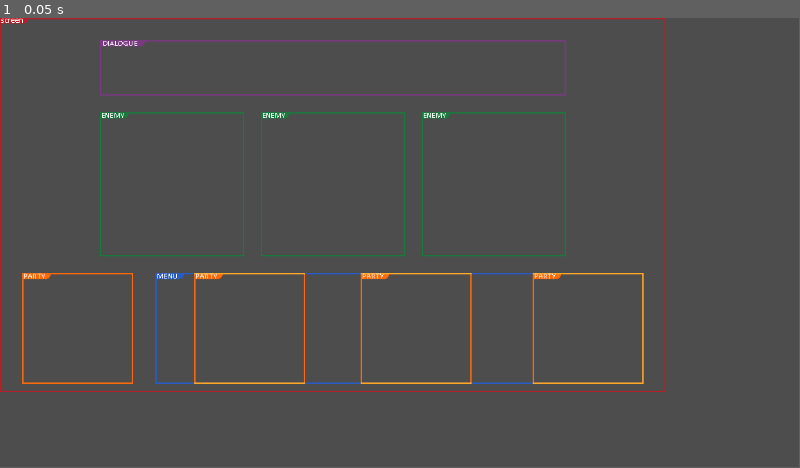
Above: before the commit, frame 1.
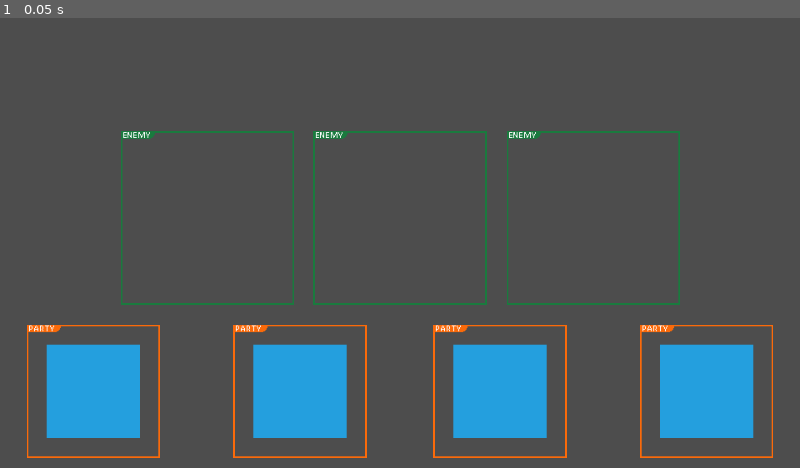
Above: after the commit, the same moment.

Repository: mitchellwinn/YGBF
Game: Godot game, scene res://scenes/battle.tscn
The game is run twice, just before and just after one commit, with the same random seed, the same clock (stepped at 60 frames per second) and the same inputs.
Inputs:
- Up to frame 1 (0.05 s): no input
In our replay, the window is 799x449 before the commit and 800x450 after it. These sizes can differ from the game's own. Grey fills any space a smaller window leaves; there, only what the larger window draws over its background counts as a difference.

The runs differ from the first frame. In frame 1, 16% of the frame differs, in the area x 0-97%, y 0-98%.

Commit message:
small code changes, laying foundation for scalable battle UI

Diff:
--- a/project.godot
+++ b/project.godot
@@ -21,6 +21,13 @@
 BattleManager="*res://scripts/singletons/battle_manager.gd"
 DialogueManager="*res://scripts/singletons/dialogue_manager.gd"
 
+[display]
+
+window/size/viewport_width=960
+window/size/viewport_height=540
+window/stretch/mode="canvas_items"
+window/stretch/aspect="expand"
+
 [rendering]
 
 renderer/rendering_method="gl_compatibility"
--- a/scenes/battle.tscn
+++ b/scenes/battle.tscn
@@ -1,18 +1,186 @@
-[gd_scene load_steps=2 format=3 uid="uid://cwe6q66isus1c"]
+[gd_scene load_steps=4 format=3 uid="uid://cwe6q66isus1c"]
 
 [ext_resource type="Texture2D" uid="uid://b0jwpjq381q5v" path="res://images/style_guide/battle_ui_style_guide.png" id="1_v6csx"]
+[ext_resource type="Texture2D" uid="uid://b4gecnjuu0nna" path="res://images/style_guide/enemy_resolution_guide.png" id="2_musbg"]
+[ext_resource type="Texture2D" uid="uid://boojsykjd02qx" path="res://images/style_guide/party_member_resolution_guide.png" id="3_3kxi6"]
 
 [node name="Battle" type="Node2D"]
 
-[node name="Control" type="Control" parent="."]
-layout_mode = 3
-anchors_preset = 0
-offset_right = 40.0
-offset_bottom = 40.0
+[node name="Control" type="CanvasLayer" parent="."]
 
-[node name="Guide" type="TextureRect" parent="Control"]
-layout_mode = 1
-offset_right = 960.0
-offset_bottom = 540.0
+[node name="HBoxContainerGuide" type="HBoxContainer" parent="Control"]
+visible = false
+anchors_preset = 8
+anchor_left = 0.5
+anchor_top = 0.5
+anchor_right = 0.5
+anchor_bottom = 0.5
+offset_left = -480.0
+offset_top = -270.0
+offset_right = 480.0
+offset_bottom = 270.0
+grow_horizontal = 2
+grow_vertical = 2
+pivot_offset = Vector2(480, 270)
+size_flags_horizontal = 4
+size_flags_vertical = 4
+
+[node name="Guide" type="TextureRect" parent="Control/HBoxContainerGuide"]
+layout_direction = 1
+layout_mode = 2
+size_flags_horizontal = 3
 texture = ExtResource("1_v6csx")
-expand_mode = 2
+
+[node name="HBoxContainerEnemy1" type="HBoxContainer" parent="Control"]
+anchors_preset = -1
+anchor_left = 0.25
+anchor_top = 0.5
+anchor_right = 0.25
+anchor_bottom = 0.5
+offset_left = -95.0
+offset_top = -134.0
+offset_right = 113.0
+offset_bottom = 74.0
+grow_horizontal = 2
+grow_vertical = 2
+pivot_offset = Vector2(104, 104)
+size_flags_horizontal = 4
+size_flags_vertical = 4
+
+[node name="Enemy1Guide" type="TextureRect" parent="Control/HBoxContainerEnemy1"]
+layout_direction = 1
+layout_mode = 2
+size_flags_horizontal = 3
+texture = ExtResource("2_musbg")
+
+[node name="HBoxContainerEnemy2" type="HBoxContainer" parent="Control"]
+anchors_preset = -1
+anchor_left = 0.5
+anchor_top = 0.5
+anchor_right = 0.5
+anchor_bottom = 0.5
+offset_left = -104.0
+offset_top = -134.0
+offset_right = 104.0
+offset_bottom = 74.0
+grow_horizontal = 2
+grow_vertical = 2
+pivot_offset = Vector2(104, 104)
+size_flags_horizontal = 4
+size_flags_vertical = 4
+
+[node name="Enemy2Guide" type="TextureRect" parent="Control/HBoxContainerEnemy2"]
+layout_direction = 1
+layout_mode = 2
+size_flags_horizontal = 3
+texture = ExtResource("2_musbg")
+
+[node name="HBoxContainerEnemy3" type="HBoxContainer" parent="Control"]
+anchors_preset = -1
+anchor_left = 0.75
+anchor_top = 0.5
+anchor_right = 0.75
+anchor_bottom = 0.5
+offset_left = -112.0
+offset_top = -134.0
+offset_right = 96.0
+offset_bottom = 74.0
+grow_horizontal = 2
+grow_vertical = 2
+pivot_offset = Vector2(104, 104)
+size_flags_horizontal = 4
+size_flags_vertical = 4
+
+[node name="Enemy3Guide" type="TextureRect" parent="Control/HBoxContainerEnemy3"]
+layout_direction = 1
+layout_mode = 2
+size_flags_horizontal = 3
+texture = ExtResource("2_musbg")
+
+[node name="HBoxContainerParty1" type="HBoxContainer" parent="Control"]
+anchors_preset = -1
+anchor_left = 0.125
+anchor_top = 0.5
+anchor_right = 0.125
+anchor_bottom = 0.5
+offset_left = -88.0
+offset_top = 98.0
+offset_right = 72.0
+offset_bottom = 258.0
+grow_horizontal = 2
+grow_vertical = 2
+pivot_offset = Vector2(80, 80)
+size_flags_horizontal = 4
+size_flags_vertical = 4
+
+[node name="Party2Guide" type="TextureRect" parent="Control/HBoxContainerParty1"]
+layout_direction = 1
+layout_mode = 2
+size_flags_horizontal = 3
+texture = ExtResource("3_3kxi6")
+
+[node name="HBoxContainerParty2" type="HBoxContainer" parent="Control"]
+anchors_preset = -1
+anchor_left = 0.375
+anchor_top = 0.5
+anchor_right = 0.375
+anchor_bottom = 0.5
+offset_left = -80.0
+offset_top = 98.0
+offset_right = 80.0
+offset_bottom = 258.0
+grow_horizontal = 2
+grow_vertical = 2
+pivot_offset = Vector2(80, 80)
+size_flags_horizontal = 4
+size_flags_vertical = 4
+
+[node name="Party3Guide" type="TextureRect" parent="Control/HBoxContainerParty2"]
+layout_direction = 1
+layout_mode = 2
+size_flags_horizontal = 3
+texture = ExtResource("3_3kxi6")
+
+[node name="HBoxContainerParty3" type="HBoxContainer" parent="Control"]
+anchors_preset = -1
+anchor_left = 0.625
+anchor_top = 0.5
+anchor_right = 0.625
+anchor_bottom = 0.5
+offset_left = -80.0
+offset_top = 98.0
+offset_right = 80.0
+offset_bottom = 258.0
+grow_horizontal = 2
+grow_vertical = 2
+pivot_offset = Vector2(80, 80)
+size_flags_horizontal = 4
+size_flags_vertical = 4
+
+[node name="Party4Guide" type="TextureRect" parent="Control/HBoxContainerParty3"]
+layout_direction = 1
+layout_mode = 2
+size_flags_horizontal = 3
+texture = ExtResource("3_3kxi6")
+
+[node name="HBoxContainerParty4" type="HBoxContainer" parent="Control"]
+anchors_preset = -1
+anchor_left = 0.875
+anchor_top = 0.5
+anchor_right = 0.875
+anchor_bottom = 0.5
+offset_left = -72.0
+offset_top = 98.0
+offset_right = 88.0
+offset_bottom = 258.0
+grow_horizontal = 2
+grow_vertical = 2
+pivot_offset = Vector2(80, 80)
+size_flags_horizontal = 4
+size_flags_vertical = 4
+
+[node name="Party1Guide" type="TextureRect" parent="Control/HBoxContainerParty4"]
+layout_direction = 1
+layout_mode = 2
+size_flags_horizontal = 3
+texture = ExtResource("3_3kxi6")
--- a/scripts/singletons/battle_manager.gd
+++ b/scripts/singletons/battle_manager.gd
@@ -121,7 +121,7 @@
 	for enemy in enemies:
 		if enemy.is_exhausted(): #if the enemy we would compare speed to has already used all their moves, skip them
 			continue
-		match compare_speed(enemy, attacker): #
+		match compare_speed(enemy): #
 			-1:
 				await enemy_attacks_us(enemy) #we are slower than the enemy, enemy attacks us
 			0:
@@ -169,7 +169,7 @@
 	#write code to reference the hovered selection and do what happens when it's confirmed
 	return
 
-func compare_speed(enemy: Stats, attacker: Stats) -> int:
+func compare_speed(enemy: Stats) -> int:
 	var value: int = enemy.attacks[enemy.attack_index]-attacker.attacks[attacker.attack_index]
 	if value > 10:
 		return -1 #enemy faster
@@ -177,7 +177,7 @@
 		return 0 #tie and mus coinflip beacuase our speed is within 10 points of the enemy
 	else:
 		return 1 #enemy slower
-	return value
+
 
 func all_party_members_exhausted() -> bool:
 	for member in party:
Binary file changed: spritesheets/maine.png
